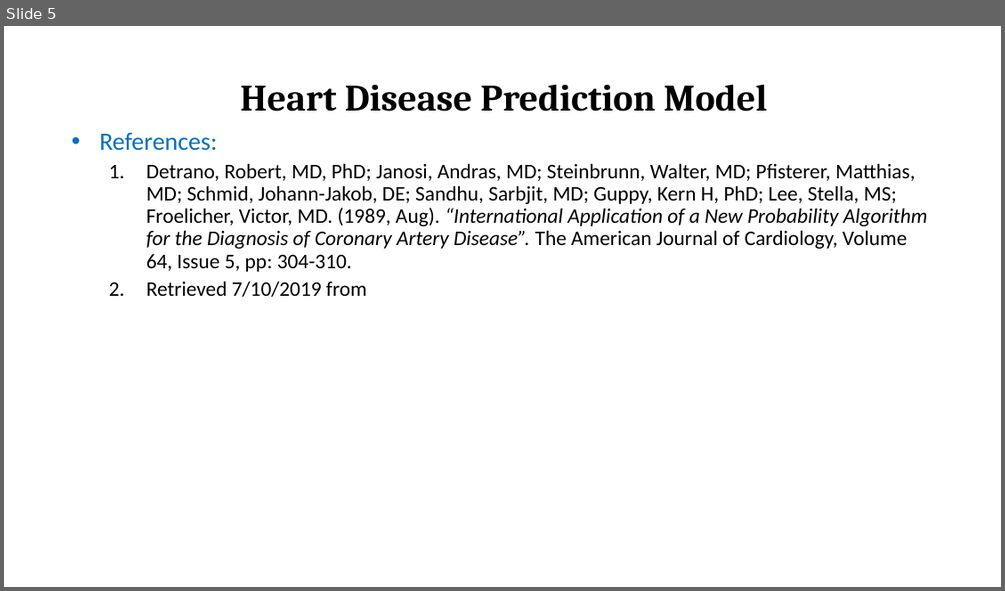
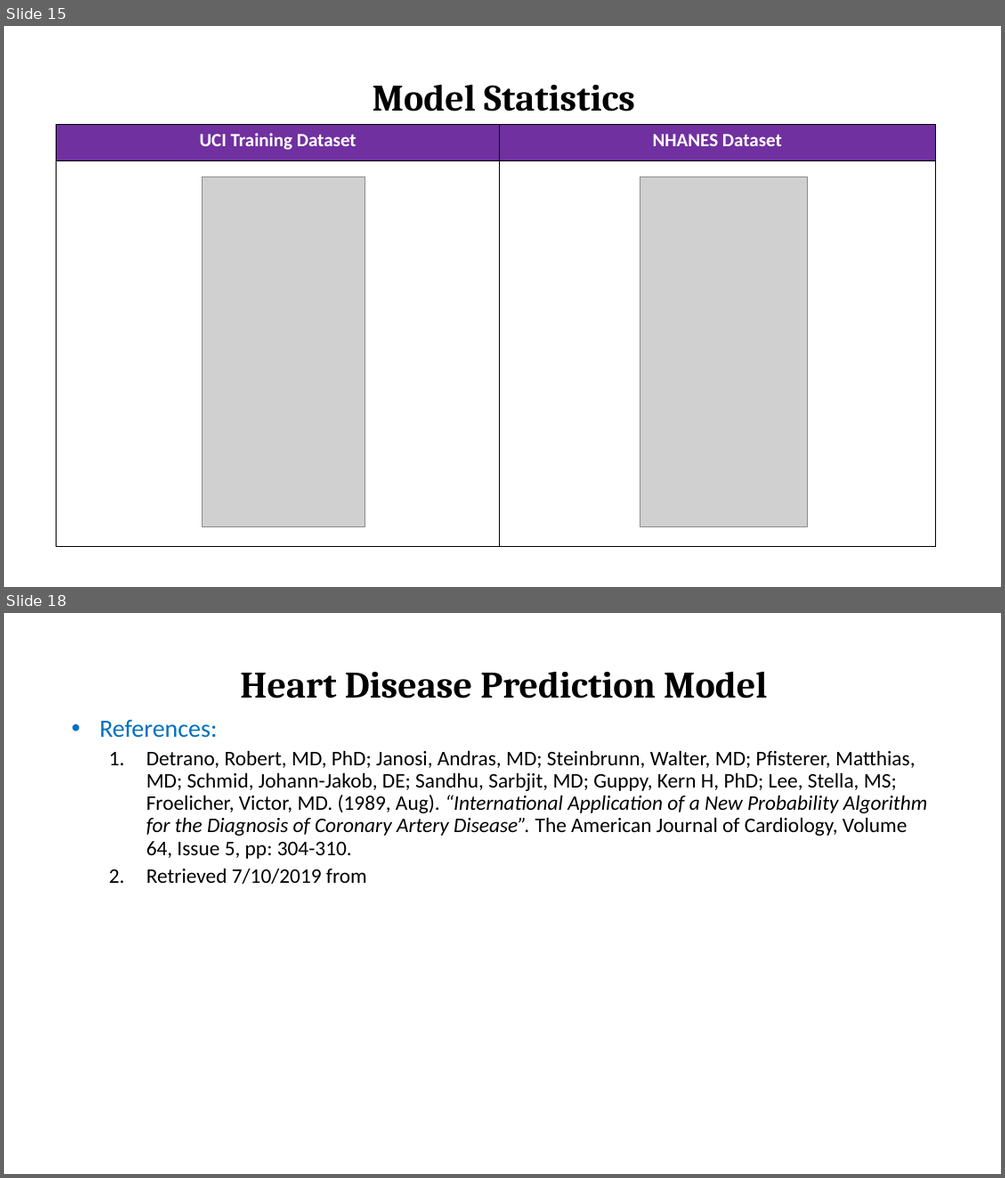
Before and after one commit to Ophelia82/Heart-Disease-Predictive-Model, a slide deck: Heart Disease Presentation.pptx. Shown one above the other, each under a label of ours: slide 5 before the commit, slides 15 and 18 after it; the slides between them are not shown. The pictures are 1005x591 and 1005x1178 pixels, drawn with LibreOffice and Linux fonts; fonts in the diff are those of the drawing; grey boxes stand for pictures. Boxes give left, top, right and bottom in pixels: in the first picture for what was removed or moved away, otherwise in the second. Text is boxed around its words. In the diff, an @@ line names an element or a change of style, - is before the commit and + after.

```diff
--- a/Heart Disease Presentation.pptx
+++ b/Heart Disease Presentation.pptx
@@ slide 15 added at box(4, 26, 1001, 587), background #FFFFFF @@
@@ title added at box(372, 84, 635, 111), 36 pt, text #000000, bold @@
+Model Statistics
@@ table added at box(57, 125, 935, 546), 2 rows, 2 columns @@
+UCI Training Dataset | NHANES Dataset
+ | 
@@ picture added at box(202, 177, 365, 527) @@
@@ picture added at box(639, 177, 807, 527) @@
@@ what was slide 5 is now slide 18 @@
```
Also in this commit, not shown: 4 slides changed, 12 other slides added.
